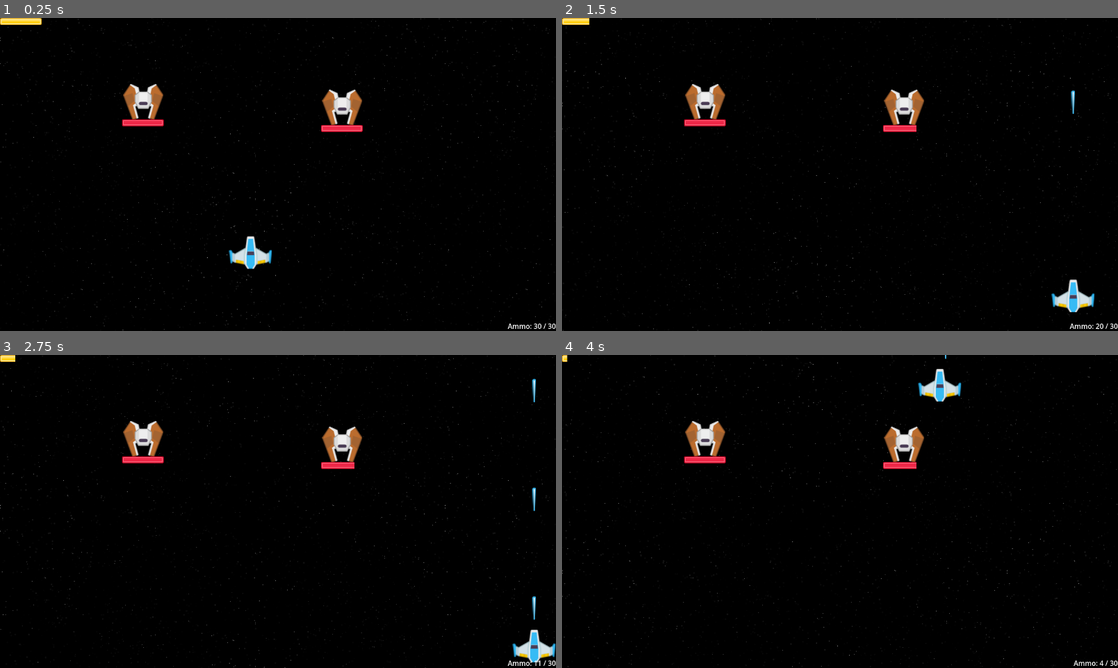
Above: before the commit, frames 1-4 (two rows, left to right).
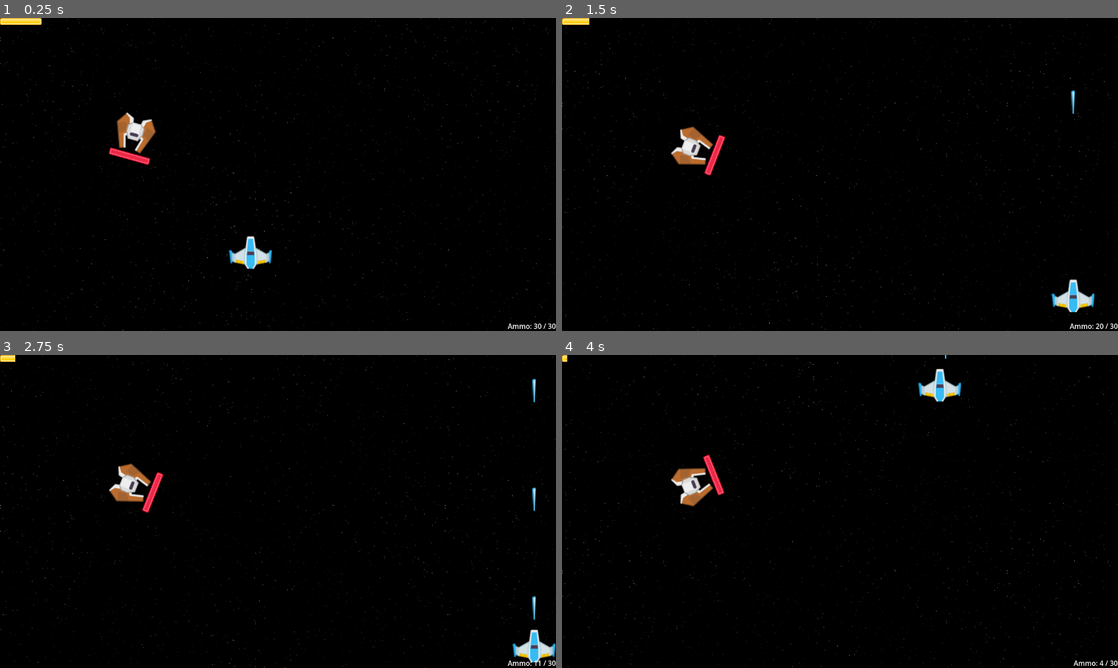
Above: after the commit, the same moments.

Repository: DavideZenobi/space-shooter
Game: Godot game, scene res://scenes/levels/level_1/level_1.tscn
Two runs of this game, one before a commit and one after it. Both use one fixed random seed, a clock stepped at 60 frames per second and the inputs below.
Inputs:
- Up to frame 1 (0.25 s): no input
- Up to frame 2 (1.5 s): hold D (move_right) 0.53-1.28 s; hold Space (shoot) 0.53-1.28 s; hold S (move_down) from 1.28 s (still down); tap Space (shoot) at 1.35 s
- Up to frame 3 (2.75 s): release S (move_down) at 2.03 s; hold D (move_right) from 2.03 s (still down); hold Space (shoot) from 2.03 s (still down)
- Up to frame 4 (4 s): release D (move_right) at 2.78 s; release Space (shoot) at 2.78 s; hold W (move_up) 2.78-3.53 s; tap Space (shoot) at 2.85 s; hold A (move_left) from 3.53 s (still down); hold Space (shoot) from 3.53 s (still down)

The runs differ from the first frame. In frame 1, 2.0% of the frame differs, in the area x 19-66%, y 21-47%; in frame 2, 2.1%; in frame 3, 2.1%, in the area x 19-66%, y 21-51%; in frame 4, 2.1%.

Commit message:
player singleton created, enemy tracking logic added

Diff:
--- a/project.godot
+++ b/project.godot
@@ -17,7 +17,8 @@
 
 [autoload]
 
-SceneManager="*res://scripts/scene_manager.gd"
+SceneManager="*res://scripts/singletons/scene_manager.gd"
+PlayerManager="*res://scripts/singletons/player_manager.gd"
 
 [display]
 
--- a/scenes/enemies/basic_enemy.gd
+++ b/scenes/enemies/basic_enemy.gd
@@ -6,23 +6,30 @@
 enum States {MOVING_TO_TARGET, TRACKING, ATTACKING};
 
 var state : States = States.MOVING_TO_TARGET;
-var target_location: Vector2;
+var target_position: Vector2 = Vector2(300, 300);
+var player_position: Vector2;
 var max_health: int = 50;
 var speed = 300.0
-var direction: Vector2 = Vector2.LEFT;
+var direction: Vector2;
+
+func initialize(target_position: Vector2):
+	self.target_position = target_position;
 
 func _ready():
 	health_component.initialize(max_health);
 	health_bar.initialize(health_component);
 
+
 func _physics_process(delta):
-	return;
-	velocity = Vector2(direction.x * speed, direction.y * speed);
-	move_and_slide();
+	if state == States.MOVING_TO_TARGET:
+		look_at(target_position);
+		direction = (target_position - global_position).normalized();
+		velocity = direction * speed;
+		move_and_slide();
+		if global_position.distance_to(target_position) < 2.0:
+			state = States.TRACKING;
 
-	if state == States.MOVING_TO_TARGET:
-		pass;
 	elif state == States.TRACKING:
-		pass;
+		look_at(PlayerManager.get_player_position());
 	elif state == States.ATTACKING:
 		pass;
--- a/scenes/enemies/basic_enemy.tscn
+++ b/scenes/enemies/basic_enemy.tscn
@@ -13,6 +13,7 @@
 script = ExtResource("1_tvgui")
 
 [node name="Sprite2D" type="Sprite2D" parent="."]
+rotation = -1.5708
 texture = ExtResource("1_c4owl")
 
 [node name="CollisionShape2D" type="CollisionShape2D" parent="."]
@@ -25,9 +26,10 @@
 [node name="HealthComponent" parent="." instance=ExtResource("4_1lmc6")]
 
 [node name="EnemyHealthBar" parent="." instance=ExtResource("5_13lwj")]
-offset_left = -49.0
-offset_top = 40.0
-offset_right = 47.0
-offset_bottom = 56.0
+offset_left = 46.0
+offset_top = 45.0
+offset_right = 142.0
+offset_bottom = 61.0
+rotation = -1.5708
 
 [connection signal="health_changed" from="HealthComponent" to="EnemyHealthBar" method="_on_health_changed"]
--- a/scenes/levels/level_1/level_1.tscn
+++ b/scenes/levels/level_1/level_1.tscn
@@ -15,9 +15,6 @@
 [node name="BasicEnemy" parent="." instance=ExtResource("3_hwlr8")]
 position = Vector2(330, 193)
 
-[node name="BasicEnemy2" parent="." instance=ExtResource("3_hwlr8")]
-position = Vector2(788, 206)
-
 [node name="Hud" parent="." node_paths=PackedStringArray("player") instance=ExtResource("4_fuumm")]
 player = NodePath("../Player")
 
--- a/scenes/player/player.gd
+++ b/scenes/player/player.gd
@@ -24,6 +24,7 @@
 	screen_size = get_viewport_rect().size;
 	health_component.initialize(max_health);
 	current_ammo = max_ammo;
+	PlayerManager.set_player(self);
 
 func _process(delta):
 	pass
--- a/scenes/player/player.tscn
+++ b/scenes/player/player.tscn
@@ -14,6 +14,7 @@
 size = Vector2(100, 74)
 
 [node name="Player" type="CharacterBody2D"]
+motion_mode = 1
 script = ExtResource("1_34q10")
 current_bullet = ExtResource("2_xchlo")
 
--- /dev/null
+++ b/scripts/singletons/player_manager.gd
@@ -0,0 +1,9 @@
+extends Node
+
+var player: CharacterBody2D;
+
+func set_player(player: CharacterBody2D):
+	self.player = player;
+
+func get_player_position():
+	return player.global_position;
Renamed: scripts/scene_manager.gd -> scripts/singletons/scene_manager.gd
